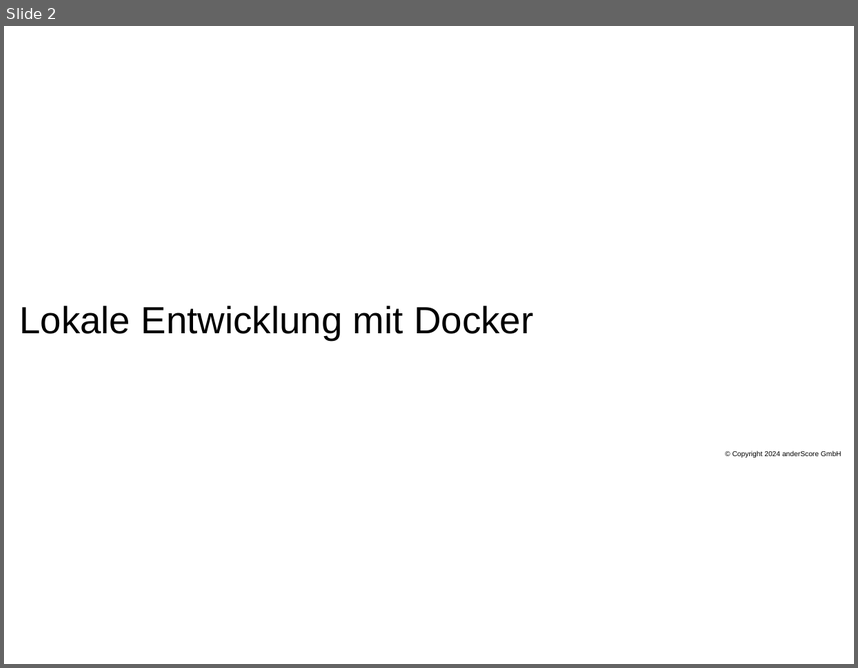
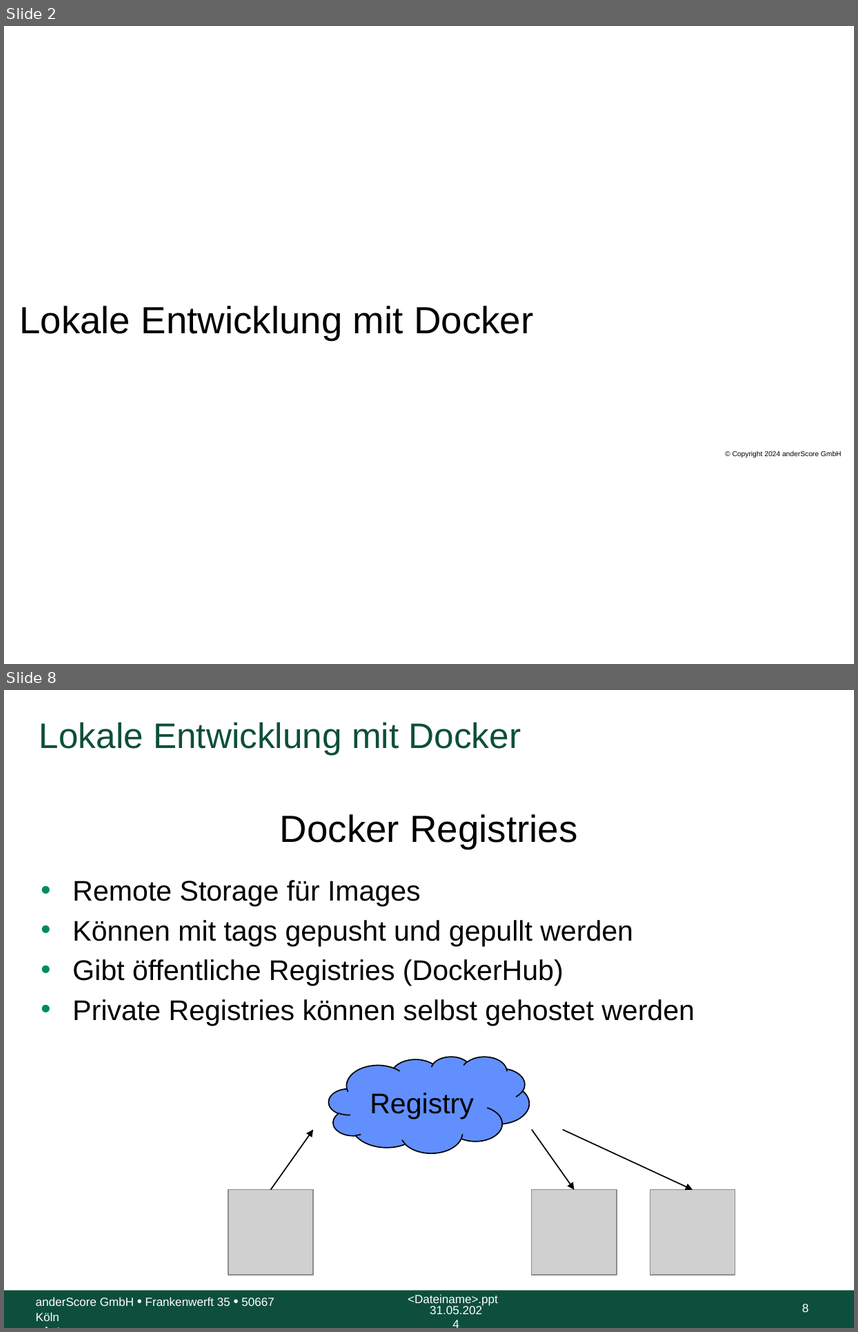
Before and after one commit to anderscore-gmbh/gitlab, a slide deck: slides/Tag-3_1-Docker.pptx. Shown one above the other, each under a label of ours: slide 2 before the commit, slides 2 and 8 after it; the slides between them are not shown. The pictures are 858x668 and 858x1332 pixels, drawn with LibreOffice and Linux fonts; fonts in the diff are those of the drawing; grey boxes stand for pictures; background and template pictures are left out. Boxes give left, top, right and bottom in pixels: in the first picture for what was removed or moved away, otherwise in the second. Text is boxed around its words. In the diff, an @@ line names an element or a change of style, - is before the commit and + after.

Commit message:
Docker Registry Deployment Strategien

```diff
--- a/slides/Tag-3_1-Docker.pptx
+++ b/slides/Tag-3_1-Docker.pptx
@@ slide 8 added at [4, 690, 854, 1328], background #FFFFFF @@
@@ title added at [39, 722, 522, 755], 30 pt, text #0D4F3C @@
+Lokale Entwicklung mit Docker
@@ text added at [280, 814, 577, 849], 32 pt, text #000000 @@
+Docker Registries
@@ text added at [72, 880, 695, 1025], 24 pt, text #000000 @@
+• Remote Storage für Images
+• Können mit tags gepusht und gepullt werden
+• Gibt öffentliche Registries (DockerHub)
+• Private Registries können selbst gehostet werden
@@ cloud added at [329, 1056, 529, 1153], fill #618FFD, outline #000000 1 pt, 24 pt, text #000000 @@
+Registry
@@ arrow added from (271, 1189) to (313, 1130), #000000 1 pt @@
@@ arrow added from (532, 1130) to (575, 1189), #000000 1 pt @@
@@ arrow added from (562, 1130) to (693, 1189), #000000 1 pt @@
@@ picture added at [228, 1189, 313, 1274] @@
@@ picture added at [532, 1189, 617, 1274] @@
@@ picture added at [650, 1189, 735, 1274] @@
@@ rectangle added at [4, 1290, 854, 1328], fill #0D4F3C @@
@@ text added at [36, 1297, 274, 1321], 10 pt, text #FFFFFF @@
+anderScore GmbH • Frankenwerft 35 • 50667 Köln
+<Autor>
@@ text added at [408, 1294, 498, 1305], 10 pt, text #FFFFFF @@
+<Dateiname>.ppt
@@ text added at [430, 1305, 482, 1314], 10 pt, text #FFFFFF @@
+31.05.2024
@@ page number added at [802, 1303, 809, 1312], 10 pt, text #FFFFFF @@
+8
```
Also in this commit, not shown: 16 slides changed, 1 other file.
